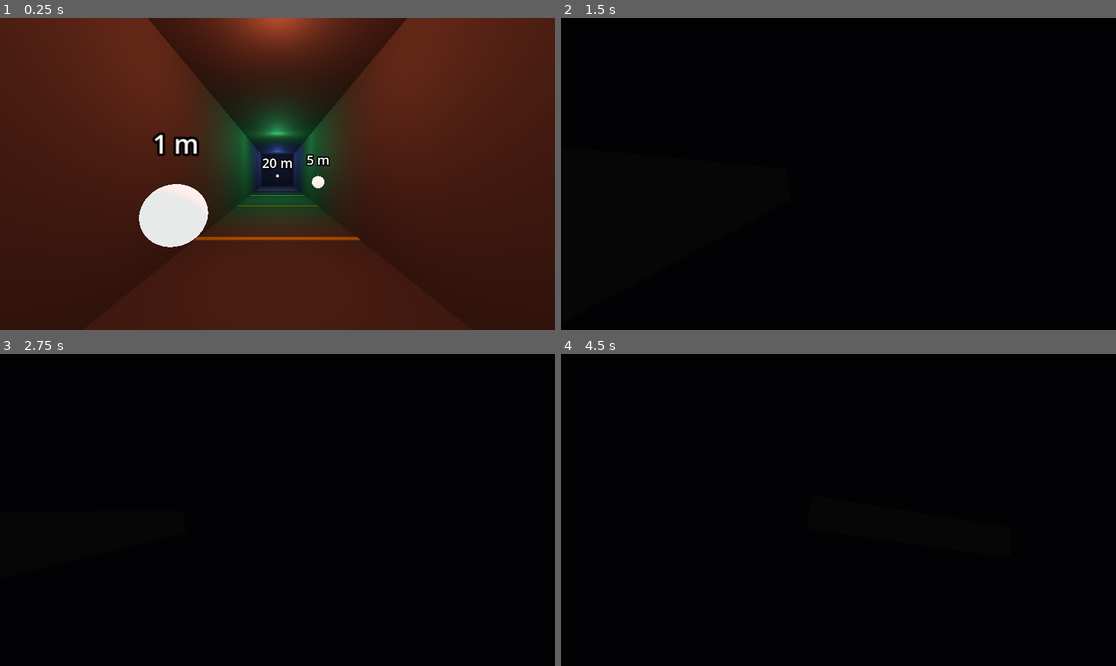
Above: before the commit, frames 1-4 (two rows, left to right).
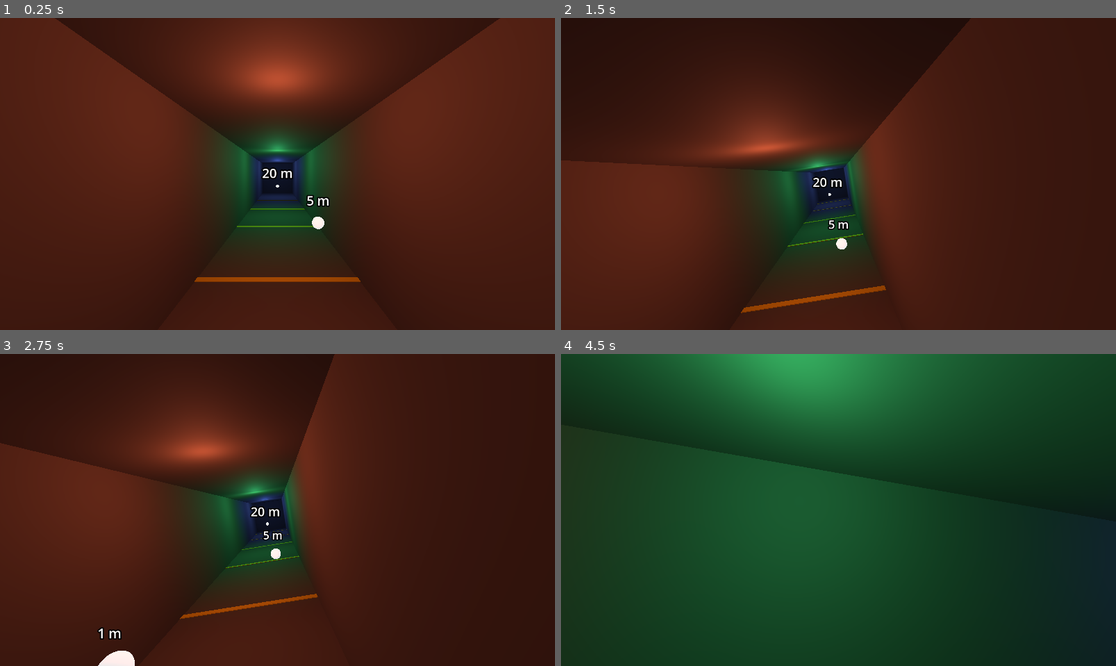
Above: after the commit, the same moments.

Repository: noless-zz/meltdown
Game: Godot game, scene res://main.tscn
Two runs of this game, one before a commit and one after it. Both use one fixed random seed, a clock stepped at 60 frames per second and the inputs below.
Inputs:
- Up to frame 1 (0.25 s): no input
- Up to frame 2 (1.5 s): tap Enter at 0.5 s; hold D 0.53-1.28 s; tap R at 0.6 s; tap Space at 0.77 s; hold S from 1.28 s (still down); tap E at 1.35 s
- Up to frame 3 (2.75 s): tap Space at 1.52 s; release S at 2.03 s; hold D from 2.03 s (still down); tap Shift at 2.1 s
- Up to frame 4 (4.5 s): release D at 2.78 s; hold W 2.78-3.53 s; tap Z at 2.85 s; tap Space at 3.02, 3.77 s; hold Left from 3.53 s (still down); tap F at 3.6 s; tap Q at 4.35 s

The runs differ from the first frame. In frame 1, 20% of the frame differs, in the area x 9-91%, y 0-85%; in frame 2, 100%; in frame 3, 100%; in frame 4, 100%, in the area x 0-100%, y 0-100%.

Commit message:
Ship bounces off the test tunnel walls in the main scene (#63)
The main scene's LocalSession now flies inside the test tunnel's interior
box. The box comes from one static function on TestTunnel, so the walls the
simulation collides with cannot drift from the walls that are drawn.

The ship keeps starting at the simulation origin, so replays need no start
position; instead the drawn tunnel and the box are moved 1 m down, which puts
the 1 m collision sphere on the floor rather than half inside it (otherwise
the first tick would jolt the ship upwards, against CMF-8).

LocalSession records the walls in its replay and builds the Sim from the
replay's millimetre-rounded box, so a saved replay meets exactly the same
walls as live play.

Co-Authored-By: Claude Opus 5.5 <noreply@anthropic.com>
Claude-Session: https://claude.ai/code/session_01Hhhk3zAR8T4xQzpHyMgwZi

Diff:
--- a/game/main.gd
+++ b/game/main.gd
@@ -10,10 +10,17 @@
 ## simulation state (MP-2, ARC-3).
 
 const TARGET_REFRESH_RATE: float = 90.0
+## Where the test tunnel sits relative to the simulation origin, where the ship
+## starts. The ship's collision sphere has a 1 m radius, so the floor goes 1 m
+## below the start; otherwise the first tick would push the ship up off the
+## floor with a jolt.
+const TUNNEL_OFFSET: Vector3 = Vector3(0.0, -1.0, 0.0)
 
 ## Where each frame's sampled input goes; every tick until the next frame flies it.
 var input_source: LatestInputSource = LatestInputSource.new()
-var session: LocalSession = LocalSession.new(0, input_source)
+## Flies inside the test tunnel's walls, from the same box the tunnel is drawn
+## around (FLT-3).
+var session: LocalSession = LocalSession.new(0, input_source, TestTunnel.interior_box(TUNNEL_OFFSET))
 ## Controller and keyboard values both fly through this one mapping (PLT-5).
 var mapping: ThumbstickMapping = ThumbstickMapping.new()
 var keyboard: KeyboardSampler = KeyboardSampler.new()
@@ -46,6 +53,7 @@
 	controllers = ControllerSampler.for_controllers(
 		get_node_or_null("XRRig/LeftHand") as XRController3D,
 		get_node_or_null("XRRig/RightHand") as XRController3D)
+	place_tunnel()
 	place_rig()
 
 
@@ -80,6 +88,13 @@
 func advance_frame(delta_seconds: float) -> void:
 	session.advance(delta_seconds)
 	place_rig()
+
+
+## Moves the drawn tunnel to `TUNNEL_OFFSET`, where the session's walls are.
+func place_tunnel() -> void:
+	var tunnel: Node3D = get_node_or_null("TestTunnel") as Node3D
+	if tunnel != null:
+		tunnel.position = TUNNEL_OFFSET
 
 
 ## Puts the rig at the ship's pose for this frame. The headset camera and
--- a/game/net/local_session.gd
+++ b/game/net/local_session.gd
@@ -45,9 +45,14 @@
 var _current_ship: ShipState
 
 
-func _init(run_seed: int = 0, input_source: ShipInputSource = null) -> void:
-	sim = Sim.new(run_seed, 1)
+## `bounds` are the walls the ship flies inside, or null for open space.
+func _init(run_seed: int = 0, input_source: ShipInputSource = null, bounds: BoxBounds = null) -> void:
 	replay = Replay.new(run_seed, 1)
+	if bounds != null:
+		replay.set_box(_to_mm(bounds.min_corner), _to_mm(bounds.max_corner))
+	# The walls are taken back from the replay, rounded to its whole
+	# millimetres, so that running the replay meets exactly the same walls.
+	sim = Sim.new(run_seed, 1, replay.bounds())
 	_input_source = input_source if input_source != null else ShipInputSource.new()
 	_current_ship = _snapshot(sim.ships[0])
 	_previous_ship = _snapshot(sim.ships[0])
@@ -120,3 +125,7 @@
 			var prop_name: String = property["name"]
 			copy.set(prop_name, ship.get(prop_name))
 	return copy
+
+
+static func _to_mm(metres: Vector3) -> Vector3i:
+	return Vector3i((metres * float(Replay.BOX_SCALE)).round())
--- /dev/null
+++ b/game/tests/test_tunnel_bounds.gd
@@ -0,0 +1,144 @@
+extends RefCounted
+
+## The test tunnel's walls reach the simulation in the main scene (FLT-3,
+## MP-2, CMF-8): one box for drawing and colliding, the ship starts inside it,
+## and full thrust down the tunnel bounces off the far end without escaping.
+
+const FRAME_RATE: int = 90
+
+
+func _instantiate(path: String) -> Node:
+	var scene: PackedScene = load(path) as PackedScene
+	if scene == null:
+		return null
+	return scene.instantiate()
+
+
+## Inner faces of the drawn shell: each wall's centre moved half a wall
+## thickness towards the inside.
+func _drawn_interior(tunnel: Node) -> BoxBounds:
+	var shell: Node = tunnel.get_node("Shell")
+	var left: MeshInstance3D = shell.get_node("LeftWall") as MeshInstance3D
+	var right: MeshInstance3D = shell.get_node("RightWall") as MeshInstance3D
+	var floor_box: MeshInstance3D = shell.get_node("Floor") as MeshInstance3D
+	var ceiling: MeshInstance3D = shell.get_node("Ceiling") as MeshInstance3D
+	var far_end: MeshInstance3D = shell.get_node("FarEnd") as MeshInstance3D
+	var near_end: MeshInstance3D = shell.get_node("NearEnd") as MeshInstance3D
+	var low: Vector3 = Vector3(
+		left.position.x + _size(left).x / 2.0,
+		floor_box.position.y + _size(floor_box).y / 2.0,
+		far_end.position.z + _size(far_end).z / 2.0)
+	var high: Vector3 = Vector3(
+		right.position.x - _size(right).x / 2.0,
+		ceiling.position.y - _size(ceiling).y / 2.0,
+		near_end.position.z - _size(near_end).z / 2.0)
+	return BoxBounds.new(low, high)
+
+
+func _size(wall: MeshInstance3D) -> Vector3:
+	return (wall.mesh as BoxMesh).size
+
+
+func test_box_matches_the_drawn_walls_minus_thickness() -> String:
+	var tunnel: Node = _instantiate("res://view/test_tunnel.tscn")
+	if tunnel == null:
+		return "test_tunnel.tscn did not load"
+	tunnel.call("build")
+	var drawn: BoxBounds = _drawn_interior(tunnel)
+	tunnel.free()
+	var box: BoxBounds = TestTunnel.interior_box()
+	if not box.min_corner.is_equal_approx(drawn.min_corner):
+		return "box min corner %s, drawn walls give %s" % [box.min_corner, drawn.min_corner]
+	if not box.max_corner.is_equal_approx(drawn.max_corner):
+		return "box max corner %s, drawn walls give %s" % [box.max_corner, drawn.max_corner]
+	var size: Vector3 = box.max_corner - box.min_corner
+	if not size.is_equal_approx(Vector3(TestTunnel.WIDTH, TestTunnel.HEIGHT, TestTunnel.LENGTH)):
+		return "box size %s is not the tunnel's inside" % size
+	return ""
+
+
+func test_offset_moves_the_box_with_the_tunnel() -> String:
+	var offset: Vector3 = Vector3(0.5, -1.0, 3.0)
+	var plain: BoxBounds = TestTunnel.interior_box()
+	var moved: BoxBounds = TestTunnel.interior_box(offset)
+	if not moved.min_corner.is_equal_approx(plain.min_corner + offset) \
+			or not moved.max_corner.is_equal_approx(plain.max_corner + offset):
+		return "offset box %s..%s" % [moved.min_corner, moved.max_corner]
+	return ""
+
+
+func test_main_session_flies_inside_the_drawn_tunnel() -> String:
+	var main: Node = _instantiate("res://main.tscn")
+	if main == null:
+		return "main.tscn did not load"
+	main.call("place_tunnel")
+	main.call("place_rig")
+	var tunnel_position: Vector3 = (main.get_node("TestTunnel") as Node3D).position
+	var rig_position: Vector3 = (main.get_node("XRRig") as Node3D).position
+	var session: LocalSession = main.get("session")
+	var ship: ShipState = session.current_ship()
+	var walls: BoxBounds = session.sim.bounds
+	main.free()
+	if walls == null:
+		return "the main scene's simulation has no walls"
+	var expected: BoxBounds = TestTunnel.interior_box(tunnel_position)
+	if not walls.min_corner.is_equal_approx(expected.min_corner) \
+			or not walls.max_corner.is_equal_approx(expected.max_corner):
+		return "sim walls %s..%s, drawn tunnel interior %s..%s" % [
+			walls.min_corner, walls.max_corner, expected.min_corner, expected.max_corner]
+	if not walls.holds(ship.position, ship.radius):
+		return "ship starts at %s, outside the walls" % ship.position
+	if not walls.holds(rig_position, ship.radius):
+		return "rig starts at %s, outside the walls" % rig_position
+	return ""
+
+
+func test_twenty_seconds_of_full_thrust_stay_inside_and_moving() -> String:
+	var main: Node = _instantiate("res://main.tscn")
+	if main == null:
+		return "main.tscn did not load"
+	var session: LocalSession = main.get("session")
+	(main.get("input_source") as LatestInputSource).set_input(ShipInput.new(Vector3i(0, 0, -1000)))
+	# The drawn tunnel, not the session's own walls: a session without walls
+	# must fail here too.
+	main.call("place_tunnel")
+	var walls: BoxBounds = TestTunnel.interior_box((main.get_node("TestTunnel") as Node3D).position)
+	var problem: String = ""
+	var hit_far_end: bool = false
+	for frame: int in FRAME_RATE * 20:
+		main.call("advance_frame", 1.0 / FRAME_RATE)
+		var ship: ShipState = session.current_ship()
+		if not walls.holds(ship.position, ship.radius):
+			problem = "frame %d: ship at %s is outside the walls" % [frame, ship.position]
+			break
+		if frame >= FRAME_RATE and ship.velocity.length() < 0.01:
+			problem = "frame %d: ship stopped at %s" % [frame, ship.position]
+			break
+		if ship.velocity.z > 0.0:
+			hit_far_end = true
+	var ticks: int = session.sim.tick
+	main.free()
+	if problem != "":
+		return problem
+	if ticks != 20 * ShipState.TICK_RATE:
+		return "20 seconds of frames ran %d ticks" % ticks
+	if not hit_far_end:
+		return "the ship never bounced back off the far end"
+	return ""
+
+
+func test_replay_of_a_walled_session_reproduces_it() -> String:
+	var source: LatestInputSource = LatestInputSource.new()
+	var session: LocalSession = LocalSession.new(5, source, TestTunnel.interior_box(Vector3(0.0, -1.0, 0.0)))
+	source.set_input(ShipInput.new(Vector3i(300, 200, -1000), Vector3i(0, 400, 0), true))
+	for frame: int in FRAME_RATE * 5:
+		session.advance(1.0 / FRAME_RATE)
+	if not session.replay.has_box:
+		return "the replay did not record the walls"
+	var reloaded: Replay = Replay.from_text(session.replay.to_text())
+	var replayed: Sim = reloaded.run()
+	if replayed == null:
+		return "replay did not run: %s" % reloaded.run_error
+	if replayed.state_hash() != session.sim.state_hash():
+		return "the saved replay does not reproduce the walled session"
+	return ""
--- a/game/view/test_tunnel.gd
+++ b/game/view/test_tunnel.gd
@@ -1,3 +1,4 @@
+class_name TestTunnel
 extends Node3D
 
 ## A straight 30 m tunnel built from primitive meshes, used to judge stereo
@@ -26,6 +27,15 @@
 ]
 
 var _built: bool = false
+
+
+## The open space inside the walls, floor and ceiling, as the box ships fly in
+## (FLT-3), for a tunnel node placed at `offset`. The session's walls come from
+## here, so they cannot drift away from the walls drawn by `_add_shell`.
+static func interior_box(offset: Vector3 = Vector3.ZERO) -> BoxBounds:
+	var low: Vector3 = Vector3(-WIDTH / 2.0, 0.0, START_Z - LENGTH)
+	var high: Vector3 = Vector3(WIDTH / 2.0, HEIGHT, START_Z)
+	return BoxBounds.new(low + offset, high + offset)
 
 
 func _ready() -> void:
Not shown, added: game/tests/test_tunnel_bounds.gd.uid
Not shown, added: docs/devlog/2026-11-15-1330-builder-issue-63.md
